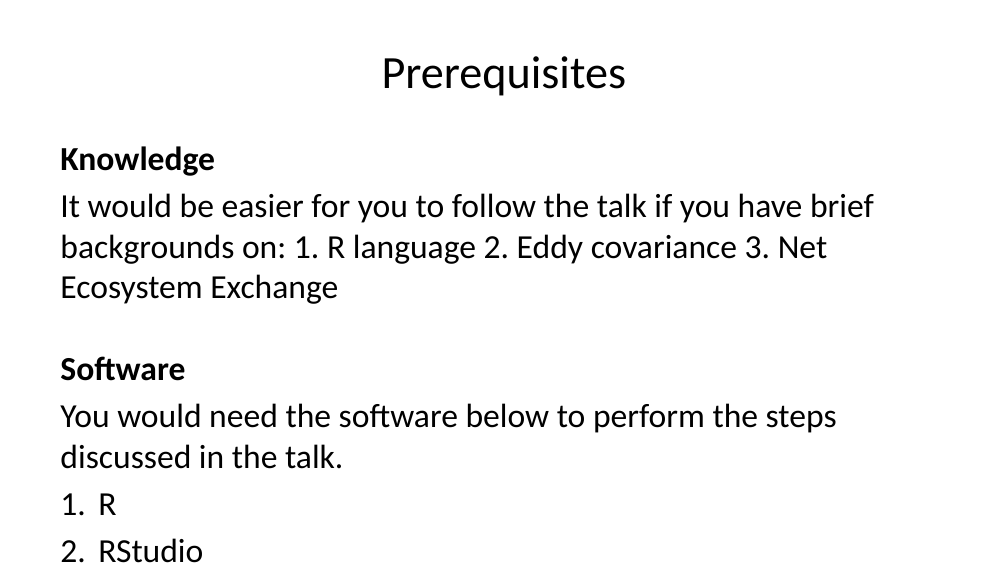
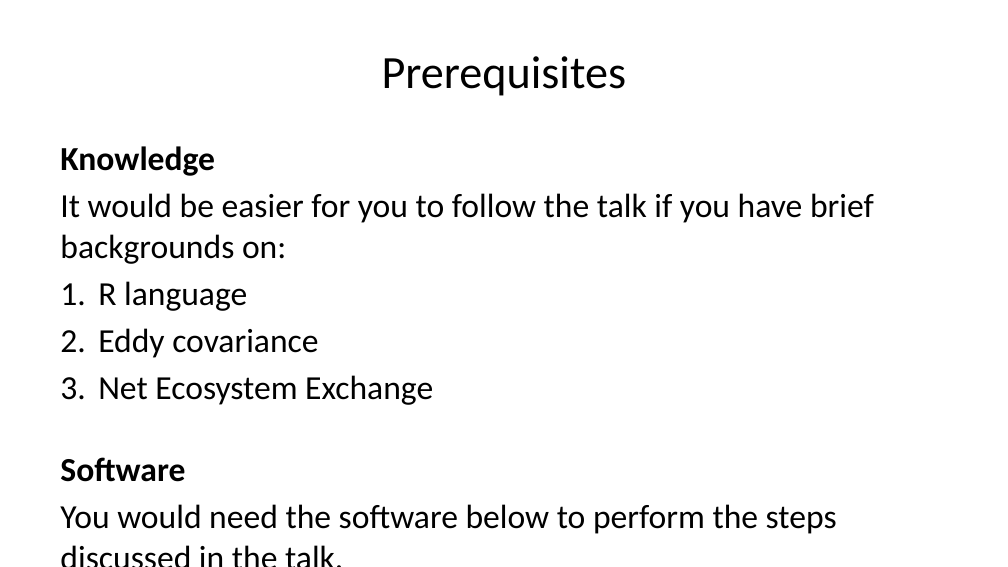
Before and after one commit to yusriy/reddyproc_class, a slide deck: slide 3 of R/REddyProc_presentation.pptx. Drawn at 1008x567 pixels with LibreOffice and Linux fonts; fonts in the diff are those of the drawing. Boxes give left, top, right and bottom in pixels: in the first picture for what was removed or moved away, otherwise in the second. Text is boxed around its words. In the diff, an @@ line names an element or a change of style, - is before the commit and + after.

```diff
--- a/R/REddyProc_presentation.pptx
+++ b/R/REddyProc_presentation.pptx
@@ text at (x1=60, y1=193, x2=874, y2=405): text changed @@
-It would be easier for you to follow the talk if you have brief backgrounds on: 1. R language 2. Eddy covariance 3. Net Ecosystem Exchange
+It would be easier for you to follow the talk if you have brief backgrounds on:
+1. R language
+2. Eddy covariance
+3. Net Ecosystem Exchange
```
Also in this commit, not shown: 13 other slides changed, 40 slides added, 3 slides removed, 9 other files.
